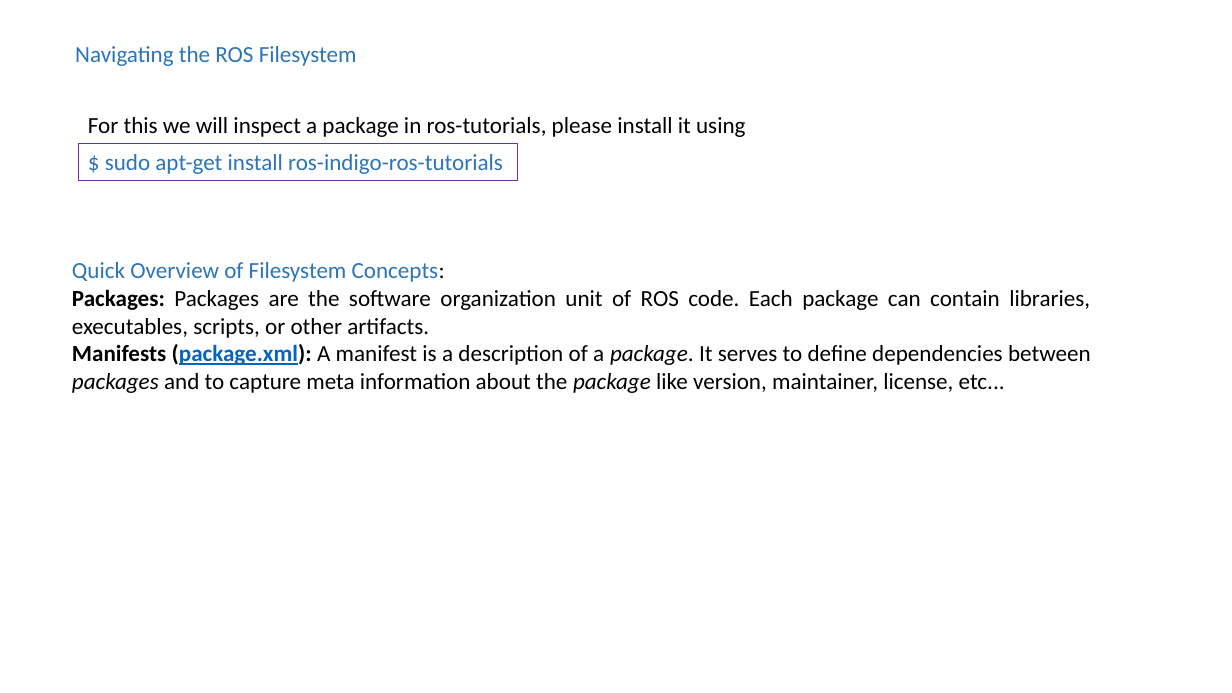
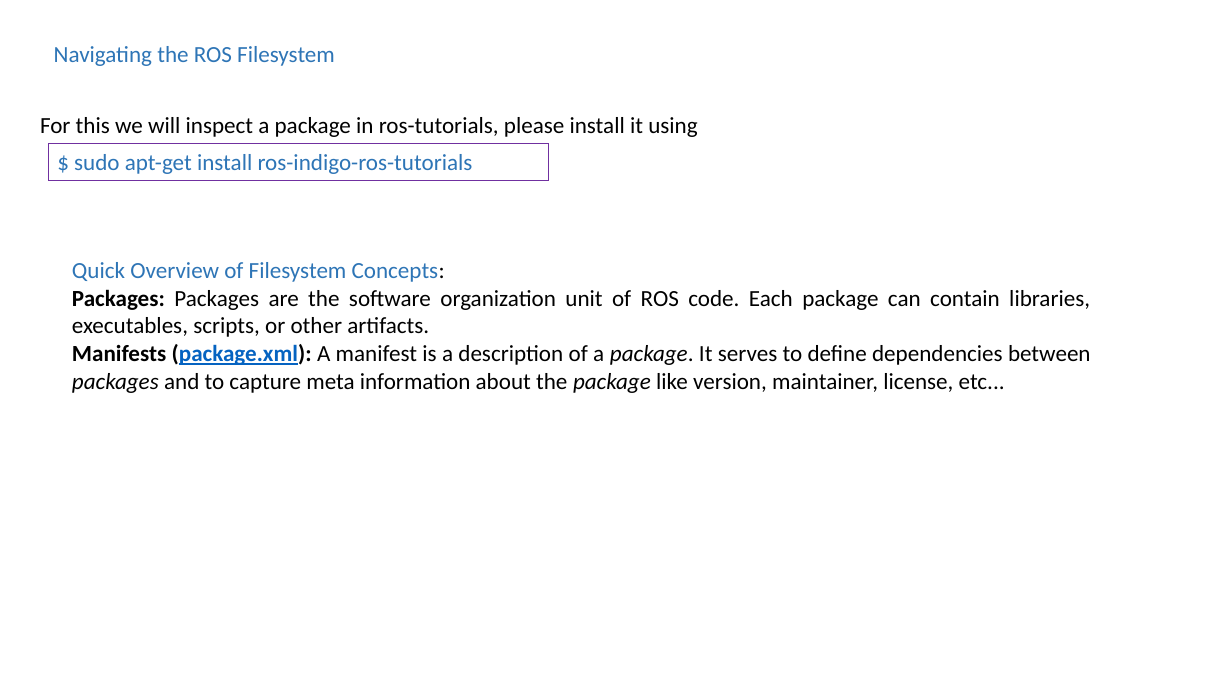
Before and after one commit to vishal-kit/ROS_Lec_1, a slide deck: slide 12 of ROS lec 1_jp.pptx. Drawn at 1232x693 pixels with LibreOffice and Linux fonts; fonts in the diff are those of the drawing. Boxes give left, top, right and bottom in pixels: in the first picture for what was removed or moved away, otherwise in the second. Text is boxed around its words. In the diff, an @@ line names an element or a change of style, - is before the commit and + after.

```diff
--- a/ROS lec 1_jp.pptx
+++ b/ROS lec 1_jp.pptx
@@ text "Navigating the ROS Filesystem": place and size @@
-text "Navigating the ROS Filesystem" at box(75, 46, 357, 66)
+text "Navigating the ROS Filesystem" at box(54, 46, 335, 66)
@@ text "For this we will inspect ...": place and size @@
-text "For this we will inspect ..." at box(88, 117, 745, 137)
+text "For this we will inspect ..." at box(40, 117, 697, 137)
@@ rectangle "$ sudo apt-get install ros-indigo-ros-tutorials": place and size @@
-rectangle "$ sudo apt-get install ros-indigo-ros-tutorials" at box(79, 143, 518, 180)
+rectangle "$ sudo apt-get install ros-indigo-ros-tutorials" at box(48, 143, 548, 180)
```
Also in this commit, not shown: 8 other slides changed, 8 slides added, 6 slides removed.
